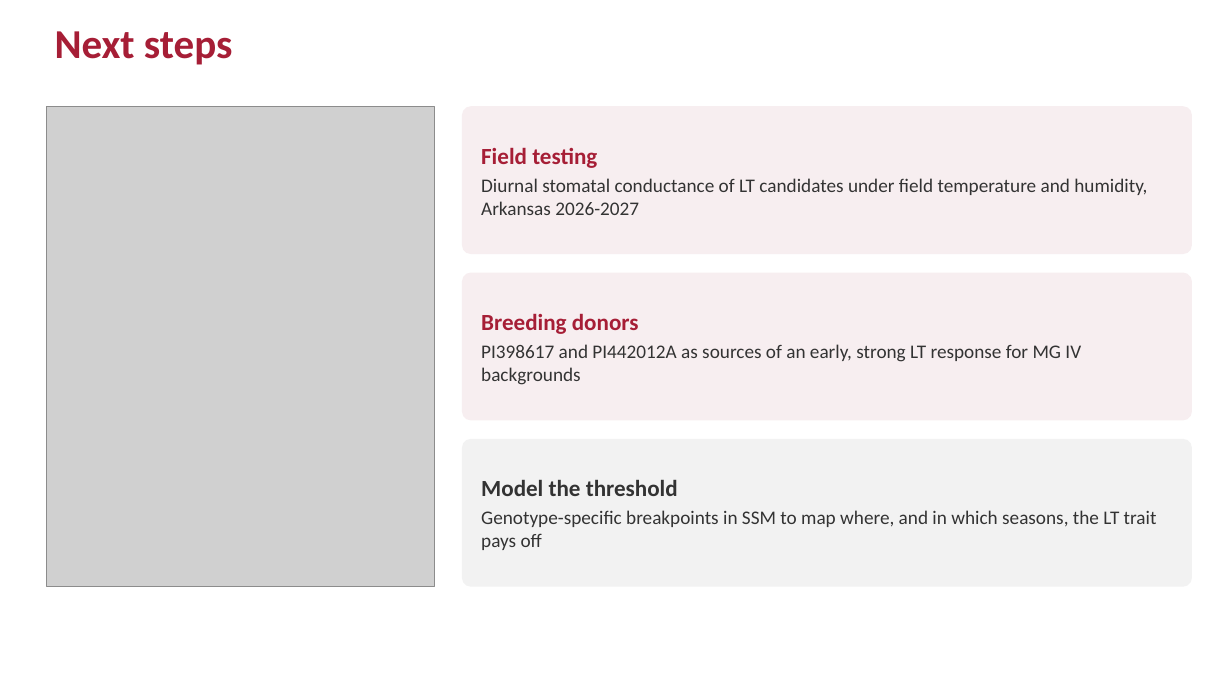
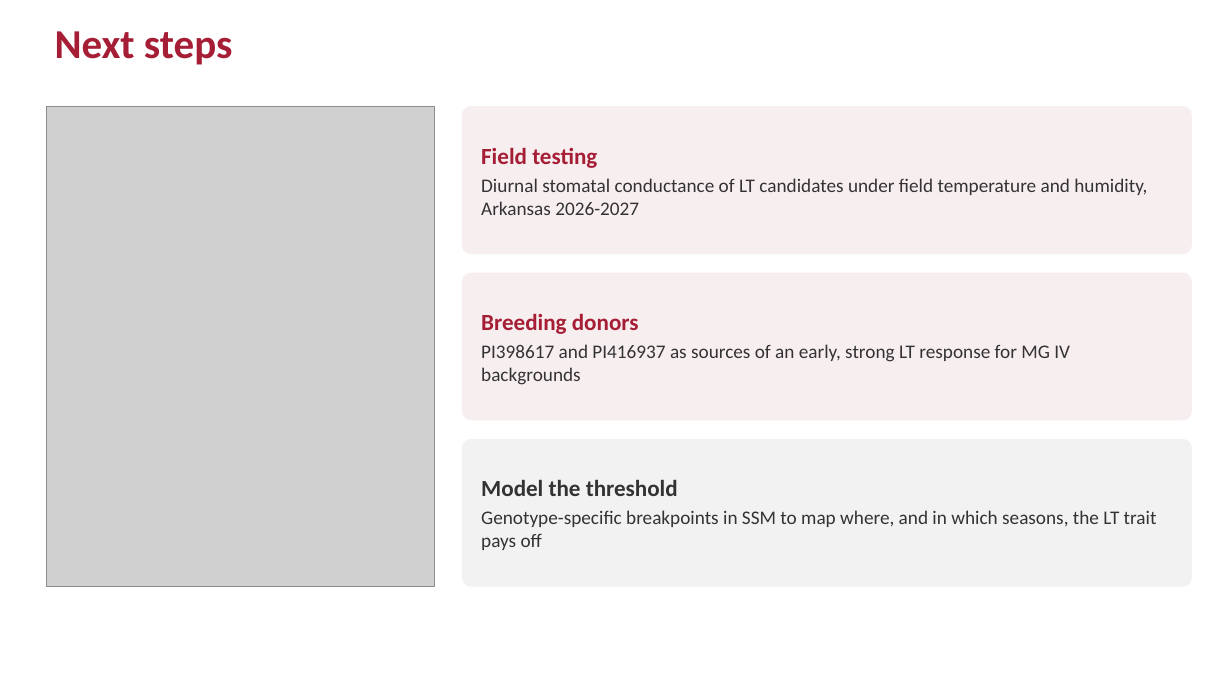
Before and after one commit to ElvisElli/LT-trait, a slide deck: slide 19 of ASA-2026-Elli-LT-trait.pptx. Drawn at 1232x693 pixels with LibreOffice and Linux fonts; fonts in the diff are those of the drawing; grey boxes stand for pictures. Boxes give left, top, right and bottom in pixels: in the first picture for what was removed or moved away, otherwise in the second. Text is boxed around its words. In the diff, an @@ line names an element or a change of style, - is before the commit and + after.

```diff
--- a/ASA-2026-Elli-LT-trait.pptx
+++ b/ASA-2026-Elli-LT-trait.pptx
@@ text in rounded rectangle at (481, 344, 1070, 385): text changed @@
-PI398617 and PI442012A as sources of an early, strong LT response for MG IV backgrounds
+PI398617 and PI416937 as sources of an early, strong LT response for MG IV backgrounds
```
Also in this commit, not shown: 9 other slides changed, 18 other files.
